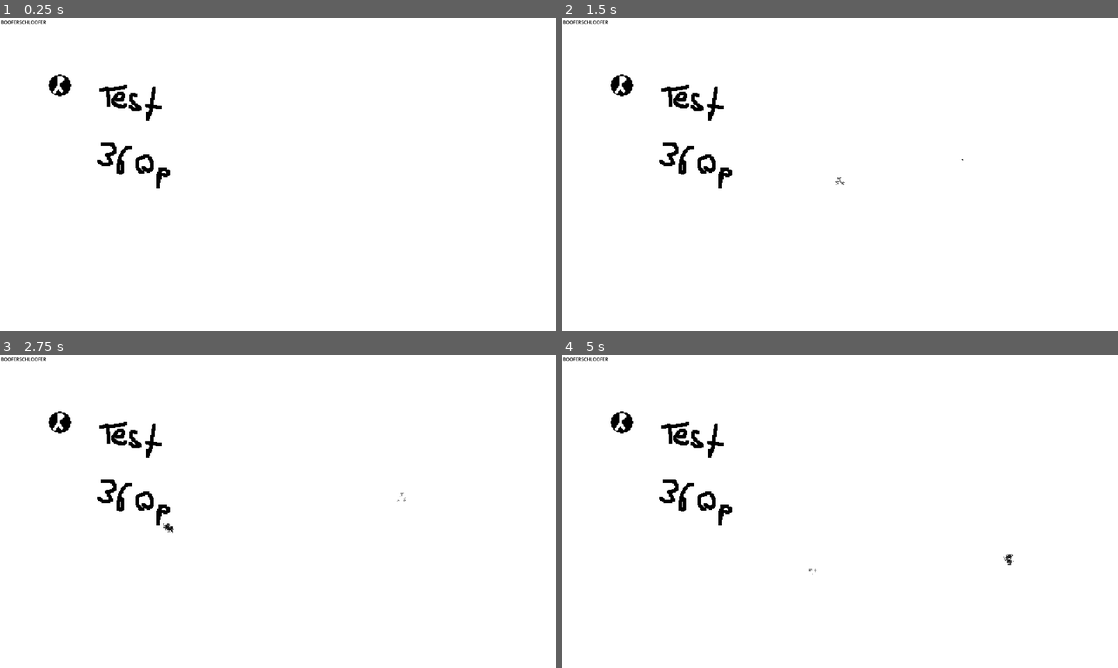
Above: before the commit, frames 1-4 (two rows, left to right).
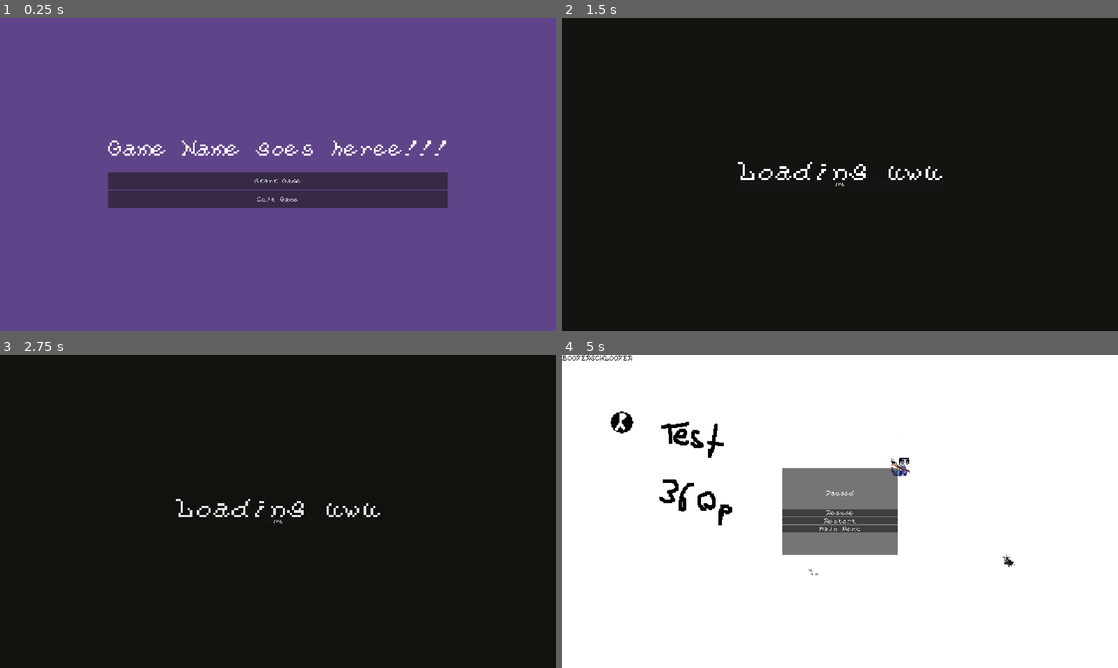
Above: after the commit, the same moments.

Repository: wintermute-cell/wmj25
Game: Godot game, scene res://scenes/main_menu.tscn
Two runs of this game, one before a commit and one after it. Both use one fixed random seed, a clock stepped at 60 frames per second and the inputs below. Before the commit the project starts from res://scenes/brush_testing.tscn.
Inputs (mouse positions are in pixels of both pictures, inside the frame that each line leads up to):
- Up to frame 1 (0.25 s): no input
- Up to frame 2 (1.5 s): click (840, 180) at 0.5 s, where only the run after the commit has a clickable "Start Game"; tap Enter at 1.25 s; move the mouse to (962, 158) at 1.27 s; click (962, 158) at 1.42 s
- Up to frame 3 (2.75 s): tap Space at 2 s; move the mouse to (166, 527) at 2.02 s; click (166, 527) at 2.17 s
- Up to frame 4 (5 s): move the mouse to (895, 442) at 2.77 s; click (895, 442) at 2.92 s; move the mouse to (812, 574) at 3.52 s; click (812, 574) at 3.67 s; move the mouse to (1006, 558) at 4.27 s; click (1006, 558) at 4.42 s; tap Escape (ui_cancel) at 4.9 s

The runs differ from the first frame. In frame 1, 99% of the frame differs, in the area x 0-100%, y 0-100%; in frame 2, 99%; in frame 3, 99%; in frame 4, 6.1%.

Commit message:
wooo menu and loadscreens and pause!!

Diff:
--- a/godot_project/project.godot
+++ b/godot_project/project.godot
@@ -11,9 +11,16 @@
 [application]
 
 config/name="wmj25"
-run/main_scene="uid://dn3ral11lw7nj"
+run/main_scene="uid://c4iqyuwnpr7rg"
 config/features=PackedStringArray("4.5", "GL Compatibility")
 config/icon="res://icon.svg"
+
+[autoload]
+
+GameManager="*res://scripts/game_manager.gd"
+SceneLoader="*res://scripts/scene_loader.gd"
+TransitionLayer="*res://scenes/transition_layer.tscn"
+LoadingScreen="*res://scenes/loading_screen.tscn"
 
 [display]
 
@@ -22,6 +29,33 @@
 window/size/resizable=false
 window/stretch/mode="viewport"
 
+[gui]
+
+theme/custom_font="uid://chmwnlscs8x44"
+
+[input]
+
+up={
+"deadzone": 0.2,
+"events": [Object(InputEventKey,"resource_local_to_scene":false,"resource_name":"","device":-1,"window_id":0,"alt_pressed":false,"shift_pressed":false,"ctrl_pressed":false,"meta_pressed":false,"pressed":false,"keycode":0,"physical_keycode":87,"key_label":0,"unicode":119,"location":0,"echo":false,"script":null)
+]
+}
+down={
+"deadzone": 0.2,
+"events": [Object(InputEventKey,"resource_local_to_scene":false,"resource_name":"","device":-1,"window_id":0,"alt_pressed":false,"shift_pressed":false,"ctrl_pressed":false,"meta_pressed":false,"pressed":false,"keycode":0,"physical_keycode":83,"key_label":0,"unicode":115,"location":0,"echo":false,"script":null)
+]
+}
+left={
+"deadzone": 0.2,
+"events": [Object(InputEventKey,"resource_local_to_scene":false,"resource_name":"","device":-1,"window_id":0,"alt_pressed":false,"shift_pressed":false,"ctrl_pressed":false,"meta_pressed":false,"pressed":false,"keycode":0,"physical_keycode":65,"key_label":0,"unicode":97,"location":0,"echo":false,"script":null)
+]
+}
+right={
+"deadzone": 0.2,
+"events": [Object(InputEventKey,"resource_local_to_scene":false,"resource_name":"","device":-1,"window_id":0,"alt_pressed":false,"shift_pressed":false,"ctrl_pressed":false,"meta_pressed":false,"pressed":false,"keycode":0,"physical_keycode":68,"key_label":0,"unicode":100,"location":0,"echo":false,"script":null)
+]
+}
+
 [rendering]
 
 textures/canvas_textures/default_texture_filter=0
--- a/godot_project/scenes/brush_testing.tscn
+++ b/godot_project/scenes/brush_testing.tscn
@@ -1,11 +1,13 @@
-[gd_scene load_steps=7 format=3 uid="uid://dn3ral11lw7nj"]
+[gd_scene load_steps=9 format=3 uid="uid://dn3ral11lw7nj"]
 
+[ext_resource type="PackedScene" uid="uid://dlehjsdji2u7p" path="res://scenes/pause_menu.tscn" id="1_3mqiv"]
 [ext_resource type="Script" uid="uid://b1kmd5orw7fp3" path="res://scenes/brush_testing.gd" id="1_m53fp"]
 [ext_resource type="Texture2D" uid="uid://cj4jok4oosfyr" path="res://test_360p_bg.png" id="2_n3blh"]
 [ext_resource type="Curve" uid="uid://bmr62cjawl152" path="res://brush_config/brush_speed_to_size_curve.tres" id="4_6y5y0"]
 [ext_resource type="Texture2D" uid="uid://bbj1d3ffmt23a" path="res://brush_config/splotch.png" id="4_ojqti"]
 [ext_resource type="Curve" uid="uid://buhtwsalv8a3i" path="res://brush_config/brush_speed_to_sploch_curve.tres" id="5_fkxdt"]
 [ext_resource type="Curve" uid="uid://db8xt4fm7yjw0" path="res://brush_config/brush_speed_to_pool_curve.tres" id="6_3mqiv"]
+[ext_resource type="Texture2D" uid="uid://bqdvxjy8ufhmn" path="res://ghost.png" id="7_fkxdt"]
 
 [node name="BrushTesting" type="Node2D"]
 
@@ -39,6 +41,12 @@
 speed_to_splotch_curve = ExtResource("5_fkxdt")
 speed_to_pool_curve = ExtResource("6_3mqiv")
 
+[node name="Sprite2D" type="Sprite2D" parent="CanvasLayer/SubViewportContainer/SubViewport"]
+position = Vector2(390, 129.33334)
+texture = ExtResource("7_fkxdt")
+
+[node name="PauseMenu" parent="CanvasLayer" instance=ExtResource("1_3mqiv")]
+
 [node name="Label" type="Label" parent="CanvasLayer"]
 offset_left = 3.0
 offset_top = 3.0
--- /dev/null
+++ b/godot_project/scenes/loading_screen.tscn
@@ -0,0 +1,47 @@
+[gd_scene load_steps=4 format=3 uid="uid://dadiby04sgeut"]
+
+[ext_resource type="FontFile" uid="uid://chmwnlscs8x44" path="res://adventurers_scribbles.ttf" id="1_ep5rh"]
+[ext_resource type="Script" uid="uid://cyjmr4jhmggw7" path="res://scripts/ui/loading_screen.gd" id="1_hprjd"]
+
+[sub_resource type="LabelSettings" id="LabelSettings_hprjd"]
+font = ExtResource("1_ep5rh")
+font_size = 64
+
+[node name="LoadingScreen" type="CanvasLayer"]
+script = ExtResource("1_hprjd")
+
+[node name="Control" type="Control" parent="."]
+layout_mode = 3
+anchors_preset = 15
+anchor_right = 1.0
+anchor_bottom = 1.0
+grow_horizontal = 2
+grow_vertical = 2
+
+[node name="ColorRect" type="ColorRect" parent="Control"]
+layout_mode = 1
+anchors_preset = 15
+anchor_right = 1.0
+anchor_bottom = 1.0
+grow_horizontal = 2
+grow_vertical = 2
+color = Color(0.08210092, 0.07658861, 0.06280818, 1)
+
+[node name="CenterContainer" type="CenterContainer" parent="Control"]
+layout_mode = 1
+anchors_preset = 15
+anchor_right = 1.0
+anchor_bottom = 1.0
+grow_horizontal = 2
+grow_vertical = 2
+
+[node name="VBoxContainer" type="VBoxContainer" parent="Control/CenterContainer"]
+layout_mode = 2
+
+[node name="Label" type="Label" parent="Control/CenterContainer/VBoxContainer"]
+layout_mode = 2
+text = "Loading uwu"
+label_settings = SubResource("LabelSettings_hprjd")
+
+[node name="ProgressBar" type="ProgressBar" parent="Control/CenterContainer/VBoxContainer"]
+layout_mode = 2
--- /dev/null
+++ b/godot_project/scenes/main_menu.tscn
@@ -0,0 +1,54 @@
+[gd_scene load_steps=3 format=3 uid="uid://c4iqyuwnpr7rg"]
+
+[ext_resource type="Script" uid="uid://b0f1l0od3hvce" path="res://scripts/ui/main_menu.gd" id="1_l6cm7"]
+
+[sub_resource type="LabelSettings" id="LabelSettings_vue75"]
+font_size = 51
+
+[node name="MainMenu" type="Control"]
+layout_mode = 3
+anchors_preset = 15
+anchor_right = 1.0
+anchor_bottom = 1.0
+grow_horizontal = 2
+grow_vertical = 2
+script = ExtResource("1_l6cm7")
+
+[node name="ColorRect" type="ColorRect" parent="."]
+layout_mode = 1
+anchors_preset = 15
+anchor_right = 1.0
+anchor_bottom = 1.0
+grow_horizontal = 2
+grow_vertical = 2
+color = Color(0.3769629, 0.26525548, 0.53690803, 1)
+
+[node name="CenterContainer" type="CenterContainer" parent="."]
+layout_mode = 1
+anchors_preset = 15
+anchor_right = 1.0
+anchor_bottom = 1.0
+grow_horizontal = 2
+grow_vertical = 2
+
+[node name="VBoxContainer" type="VBoxContainer" parent="CenterContainer"]
+layout_mode = 2
+
+[node name="GameTitle" type="Label" parent="CenterContainer/VBoxContainer"]
+layout_mode = 2
+text = "Game Name goes heree!!!"
+label_settings = SubResource("LabelSettings_vue75")
+
+[node name="Spacer" type="Control" parent="CenterContainer/VBoxContainer"]
+custom_minimum_size = Vector2(0, 50)
+layout_mode = 2
+
+[node name="StartButton" type="Button" parent="CenterContainer/VBoxContainer"]
+custom_minimum_size = Vector2(300, 60)
+layout_mode = 2
+text = "Start Game"
+
+[node name="QuitButton" type="Button" parent="CenterContainer/VBoxContainer"]
+custom_minimum_size = Vector2(300, 60)
+layout_mode = 2
+text = "Quit Game"
--- /dev/null
+++ b/godot_project/scenes/pause_menu.tscn
@@ -0,0 +1,57 @@
+[gd_scene load_steps=2 format=3 uid="uid://dlehjsdji2u7p"]
+
+[ext_resource type="Script" uid="uid://eowugwmcreti" path="res://scripts/ui/pause_menu.gd" id="1_n87rw"]
+
+[node name="PauseMenu" type="CanvasLayer"]
+script = ExtResource("1_n87rw")
+
+[node name="Container" type="Control" parent="."]
+layout_mode = 3
+anchors_preset = 15
+anchor_right = 1.0
+anchor_bottom = 1.0
+grow_horizontal = 2
+grow_vertical = 2
+mouse_filter = 2
+
+[node name="CenterContainer" type="CenterContainer" parent="Container"]
+layout_mode = 1
+anchors_preset = 15
+anchor_right = 1.0
+anchor_bottom = 1.0
+grow_horizontal = 2
+grow_vertical = 2
+
+[node name="Panel" type="Panel" parent="Container/CenterContainer"]
+custom_minimum_size = Vector2(400, 300)
+layout_mode = 2
+
+[node name="VBoxContainer" type="VBoxContainer" parent="Container/CenterContainer/Panel"]
+layout_mode = 1
+anchors_preset = 15
+anchor_right = 1.0
+anchor_bottom = 1.0
+grow_horizontal = 2
+grow_vertical = 2
+alignment = 1
+
+[node name="PausedLabel" type="Label" parent="Container/CenterContainer/Panel/VBoxContainer"]
+layout_mode = 2
+text = "Paused"
+horizontal_alignment = 1
+
+[node name="Spacer" type="Control" parent="Container/CenterContainer/Panel/VBoxContainer"]
+custom_minimum_size = Vector2(0, 40)
+layout_mode = 2
+
+[node name="ResumeButton" type="Button" parent="Container/CenterContainer/Panel/VBoxContainer"]
+layout_mode = 2
+text = "Resume"
+
+[node name="RestartButton" type="Button" parent="Container/CenterContainer/Panel/VBoxContainer"]
+layout_mode = 2
+text = "Restart"
+
+[node name="MenuButton" type="Button" parent="Container/CenterContainer/Panel/VBoxContainer"]
+layout_mode = 2
+text = "Main Menu"
--- /dev/null
+++ b/godot_project/scenes/transition_layer.tscn
@@ -0,0 +1,77 @@
+[gd_scene load_steps=6 format=3 uid="uid://bdj5h1dp2i4bq"]
+
+[ext_resource type="Script" uid="uid://bmsvppil4fjr5" path="res://scripts/transition_layer.gd" id="1_s44ji"]
+
+[sub_resource type="Animation" id="Animation_0tb6e"]
+resource_name = "fade_out"
+length = 0.15
+step = 0.01
+tracks/0/type = "value"
+tracks/0/imported = false
+tracks/0/enabled = true
+tracks/0/path = NodePath("ColorRect:color:a")
+tracks/0/interp = 1
+tracks/0/loop_wrap = true
+tracks/0/keys = {
+"times": PackedFloat32Array(0, 0.15),
+"transitions": PackedFloat32Array(1, 1),
+"update": 0,
+"values": [0.0, 1.0]
+}
+
+[sub_resource type="Animation" id="Animation_s44ji"]
+length = 0.001
+tracks/0/type = "value"
+tracks/0/imported = false
+tracks/0/enabled = true
+tracks/0/path = NodePath("ColorRect:color:a")
+tracks/0/interp = 1
+tracks/0/loop_wrap = true
+tracks/0/keys = {
+"times": PackedFloat32Array(0),
+"transitions": PackedFloat32Array(1),
+"update": 1,
+"values": [1.0]
+}
+
+[sub_resource type="Animation" id="Animation_08lus"]
+resource_name = "fade_in"
+length = 0.15
+step = 0.01
+tracks/0/type = "value"
+tracks/0/imported = false
+tracks/0/enabled = true
+tracks/0/path = NodePath("ColorRect:color:a")
+tracks/0/interp = 1
+tracks/0/loop_wrap = true
+tracks/0/keys = {
+"times": PackedFloat32Array(0, 0.15),
+"transitions": PackedFloat32Array(1, 1),
+"update": 0,
+"values": [1.0, 0.0]
+}
+
+[sub_resource type="AnimationLibrary" id="AnimationLibrary_hunk0"]
+_data = {
+&"RESET": SubResource("Animation_s44ji"),
+&"fade_in": SubResource("Animation_08lus"),
+&"fade_out": SubResource("Animation_0tb6e")
+}
+
+[node name="TransitionLayer" type="CanvasLayer"]
+script = ExtResource("1_s44ji")
+
+[node name="ColorRect" type="ColorRect" parent="."]
+modulate = Color(1, 1, 1, 1)
+anchors_preset = 15
+anchor_right = 1.0
+anchor_bottom = 1.0
+grow_horizontal = 2
+grow_vertical = 2
+mouse_filter = 2
+color = Color(0, 0, 0, 0)
+
+[node name="AnimationPlayer" type="AnimationPlayer" parent="."]
+libraries = {
+&"": SubResource("AnimationLibrary_hunk0")
+}
--- /dev/null
+++ b/godot_project/scripts/game_manager.gd
@@ -0,0 +1,57 @@
+extends Node
+## Singleton for managing game state and scene transitions
+
+const MAIN_MENU_PATH = "res://scenes/main_menu.tscn"
+const GAME_PATH = "res://scenes/brush_testing.tscn"
+
+enum GameState { MENU, PLAYING, PAUSED, LOADING }
+var current_state: GameState = GameState.MENU
+
+
+func _ready():
+	# ensure we start in the correct state
+	if get_tree().current_scene:
+		var scene_path = get_tree().current_scene.scene_file_path
+		if scene_path == GAME_PATH:
+			current_state = GameState.PLAYING
+
+
+func start_game():
+	if current_state == GameState.LOADING:
+		return
+	current_state = GameState.LOADING
+	SceneLoader.load_scene(GAME_PATH)
+
+
+func return_to_menu():
+	if current_state == GameState.LOADING:
+		return
+	current_state = GameState.LOADING
+	SceneLoader.load_scene(MAIN_MENU_PATH)
+
+
+func restart_game():
+	if current_state == GameState.LOADING:
+		return
+	current_state = GameState.LOADING
+	SceneLoader.load_scene(GAME_PATH)
+
+
+func on_scene_loaded(scene_path: String):
+	# update state based on which scene loaded
+	if scene_path == MAIN_MENU_PATH:
+		current_state = GameState.MENU
+	elif scene_path == GAME_PATH:
+		current_state = GameState.PLAYING
+
+
+func pause_game():
+	if current_state == GameState.PLAYING:
+		current_state = GameState.PAUSED
+		get_tree().paused = true
+
+
+func resume_game():
+	if current_state == GameState.PAUSED:
+		current_state = GameState.PLAYING
+		get_tree().paused = false
--- /dev/null
+++ b/godot_project/scripts/scene_loader.gd
@@ -0,0 +1,113 @@
+extends Node
+## async scene loading with progress tracking
+
+signal loading_started(scene_path: String)
+signal loading_progress(progress: float)
+signal loading_finished
+
+## min time (in seconds) to show loading screen
+@export var min_loading_time := 2.0
+
+var is_loading := false
+var target_scene_path := ""
+var loading_start_time := 0.0
+
+
+func load_scene(scene_path: String):
+	if is_loading:
+		push_warning("Already loading a scene, ignoring request")
+		return
+
+	print("[SceneLoader] Starting to load: ", scene_path)
+	is_loading = true
+	target_scene_path = scene_path
+
+	print("[SceneLoader] Starting transition out")
+	TransitionLayer.transition_out()
+	await TransitionLayer.transition_finished
+	print("[SceneLoader] Transition out complete")
+
+	# show loading screen and track start time
+	loading_start_time = Time.get_ticks_msec() / 1000.0
+	loading_started.emit(scene_path)
+
+	print("[SceneLoader] Revealing loading screen")
+	TransitionLayer.transition_in()
+	await TransitionLayer.transition_finished
+
+	# threaded loading
+	var status = ResourceLoader.load_threaded_request(scene_path)
+	if status != OK:
+		push_error("Failed to start loading scene: " + scene_path)
+		is_loading = false
+		return
+
+	await _poll_loading()
+
+	# get the loaded scene
+	var packed_scene = ResourceLoader.load_threaded_get(scene_path)
+	if packed_scene == null:
+		push_error("Failed to load scene: " + scene_path)
+		is_loading = false
+		return
+
+	# ensure minimum loading time has elapsed BEFORE switching scenes
+	var elapsed_time = (Time.get_ticks_msec() / 1000.0) - loading_start_time
+	var remaining_time = min_loading_time - elapsed_time
+	if remaining_time > 0:
+		print("[SceneLoader] Waiting additional ", remaining_time, " seconds")
+		await get_tree().create_timer(remaining_time).timeout
+
+	print("[SceneLoader] Fading to black")
+	TransitionLayer.transition_out()
+	await TransitionLayer.transition_finished
+
+	# hide loading screen (behind black)
+	loading_finished.emit()
+
+	# switch scenes (hidden behind black)
+	print("[SceneLoader] Switching to new scene")
+	_change_to_scene(packed_scene)
+
+	# wait 1 frame for scene to init
+	await get_tree().process_frame
+
+	# transition in
+	TransitionLayer.transition_in()
+	await TransitionLayer.transition_finished
+
+	is_loading = false
+	GameManager.on_scene_loaded(scene_path)
+
+
+func _poll_loading():
+	var progress = []
+	while true:
+		var status = ResourceLoader.load_threaded_get_status(target_scene_path, progress)
+
+		if status == ResourceLoader.THREAD_LOAD_INVALID_RESOURCE:
+			push_error("Invalid resource path")
+			return
+		elif status == ResourceLoader.THREAD_LOAD_FAILED:
+			push_error("Loading failed")
+			return
+		elif status == ResourceLoader.THREAD_LOAD_LOADED:
+			loading_progress.emit(1.0)
+			return
+		elif status == ResourceLoader.THREAD_LOAD_IN_PROGRESS:
+			loading_progress.emit(progress[0])
+			await get_tree().process_frame
+		else:
+			await get_tree().process_frame
+
+
+func _change_to_scene(packed_scene: PackedScene):
+	# clean up old scene
+	var old_scene = get_tree().current_scene
+	if old_scene:
+		old_scene.queue_free()
+
+	# instance and add new scene
+	var new_scene = packed_scene.instantiate()
+	get_tree().root.add_child(new_scene)
+	get_tree().current_scene = new_scene
--- /dev/null
+++ b/godot_project/scripts/transition_layer.gd
@@ -0,0 +1,30 @@
+extends CanvasLayer
+## Handles screen transitions (fades, wipes, etc.)
+
+signal transition_finished
+
+@onready var color_rect: ColorRect = $ColorRect
+@onready var animation_player: AnimationPlayer = $AnimationPlayer
+
+
+func _ready():
+	layer = 100
+	color_rect.color.a = 0.0
+
+
+func transition_out():
+	"""Fade to black"""
+	print("[TransitionLayer] Playing fade_out")
+	animation_player.play("fade_out")
+	await animation_player.animation_finished
+	print("[TransitionLayer] fade_out finished")
+	transition_finished.emit()
+
+
+func transition_in():
+	"""Fade from black"""
+	print("[TransitionLayer] Playing fade_in")
+	animation_player.play("fade_in")
+	await animation_player.animation_finished
+	print("[TransitionLayer] fade_in finished")
+	transition_finished.emit()
--- /dev/null
+++ b/godot_project/scripts/ui/loading_screen.gd
@@ -0,0 +1,37 @@
+extends CanvasLayer
+## Loading screen shown during scene transitions
+
+@export var progress_bar: ProgressBar
+@export var loading_label: Label
+
+
+func _ready():
+	layer = 99
+
+	SceneLoader.loading_started.connect(_on_loading_started)
+	SceneLoader.loading_progress.connect(_on_loading_progress)
+	SceneLoader.loading_finished.connect(_on_loading_finished)
+
+	visible = false
+
+
+func _on_loading_started(scene_path: String):
+	print("[LoadingScreen] Loading started, making visible")
+	visible = true
+	if progress_bar:
+		progress_bar.value = 0.0
+	if loading_label:
+		loading_label.text = "Loading..."
+
+
+func _on_loading_progress(progress: float):
+	if progress_bar:
+		progress_bar.value = progress * 100.0
+
+
+func _on_loading_finished():
+	if progress_bar:
+		progress_bar.value = 100.0
+	# hide immediately
+	print("[LoadingScreen] Hiding loading screen")
+	visible = false
--- /dev/null
+++ b/godot_project/scripts/ui/main_menu.gd
@@ -0,0 +1,27 @@
+extends Control
+
+@onready var start_button: Button = $CenterContainer/VBoxContainer/StartButton
+@onready var quit_button: Button = $CenterContainer/VBoxContainer/QuitButton
+
+
+func _ready():
+	# web build: hide quit button
+	if OS.has_feature("web"):
+		quit_button.visible = false
+
+	# conn buttons
+	start_button.pressed.connect(_on_start_pressed)
+	quit_button.pressed.connect(_on_quit_pressed)
+
+	# make sure game is unpaused when returning to menu
+	get_tree().paused = false
+
+
+func _on_start_pressed():
+	# disable btn to prevent double-clicks
+	start_button.disabled = true
+	GameManager.start_game()
+
+
+func _on_quit_pressed():
+	get_tree().quit()
--- /dev/null
+++ b/godot_project/scripts/ui/pause_menu.gd
@@ -0,0 +1,53 @@
+extends CanvasLayer
+## Pause menu overlay for the game scene
+
+@onready var container: Control = $Container
+@onready var resume_button: Button = $Container/CenterContainer/Panel/VBoxContainer/ResumeButton
+@onready var restart_button: Button = $Container/CenterContainer/Panel/VBoxContainer/RestartButton
+@onready var menu_button: Button = $Container/CenterContainer/Panel/VBoxContainer/MenuButton
+
+
+func _ready():
+	layer = 98
+
+	# start hidden
+	visible = false
+	process_mode = Node.PROCESS_MODE_ALWAYS  # work even when paused
+
+	resume_button.pressed.connect(_on_resume_pressed)
+	restart_button.pressed.connect(_on_restart_pressed)
+	menu_button.pressed.connect(_on_menu_pressed)
+
+
+func _input(event):
+	if event.is_action_pressed("ui_cancel"):  # ESC
+		if visible:
+			_on_resume_pressed()
+		else:
+			_show_pause_menu()
+
+
+func _show_pause_menu():
+	visible = true
+	container.mouse_filter = Control.MOUSE_FILTER_STOP
+	GameManager.pause_game()
+
+
+func _hide_pause_menu():
+	visible = false
+	container.mouse_filter = Control.MOUSE_FILTER_IGNORE
+	GameManager.resume_game()
+
+
+func _on_resume_pressed():
+	_hide_pause_menu()
+
+
+func _on_restart_pressed():
+	_hide_pause_menu()
+	GameManager.restart_game()
+
+
+func _on_menu_pressed():
+	_hide_pause_menu()
+	GameManager.return_to_menu()
Binary file added: godot_project/adventurers_scribbles.ttf
Not shown, added: godot_project/adventurers_scribbles.ttf.import
Binary file added: godot_project/ghost.png
Not shown, added: godot_project/ghost.png.import
Not shown, added: godot_project/scripts/game_manager.gd.uid
Not shown, added: godot_project/scripts/scene_loader.gd.uid
Not shown, added: godot_project/scripts/transition_layer.gd.uid
Not shown, added: godot_project/scripts/ui/loading_screen.gd.uid
Not shown, added: godot_project/scripts/ui/main_menu.gd.uid
Not shown, added: godot_project/scripts/ui/pause_menu.gd.uid
Not shown, changed: assets.md
